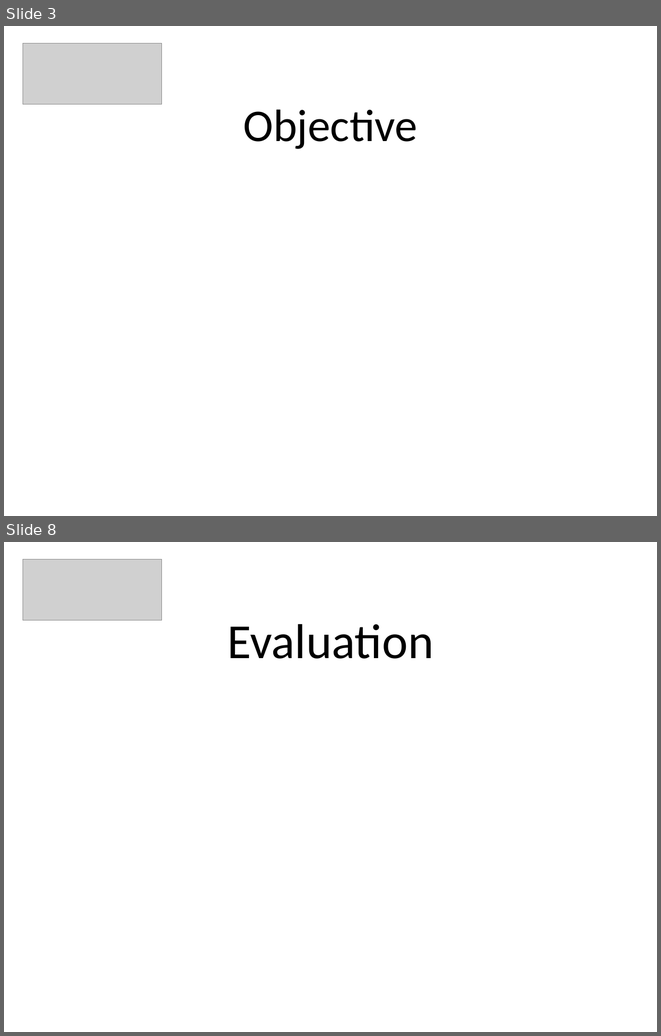
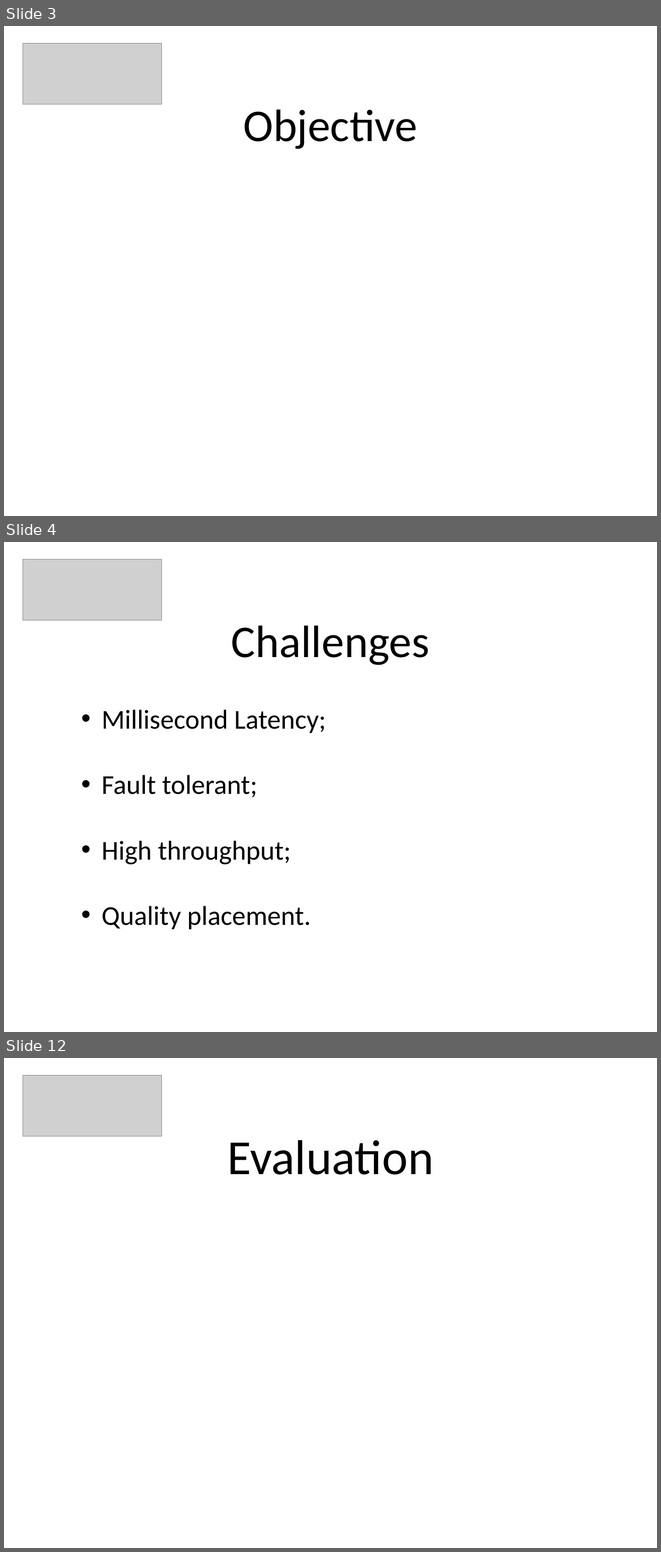
Before and after one commit to PeBraz/MapNoReduce, a slide deck: paper-presentation/padi-presentation.pptx. Shown one above the other, each under a label of ours: slides 3 and 8 before the commit, slides 3, 4 and 12 after it; the slides between them are not shown. The pictures are 661x1036 and 661x1552 pixels, drawn with LibreOffice and Linux fonts; fonts in the diff are those of the drawing; grey boxes stand for pictures. Boxes give left, top, right and bottom in pixels: in the first picture for what was removed or moved away, otherwise in the second. Text is boxed around its words. In the diff, an @@ line names an element or a change of style, - is before the commit and + after.

```diff
--- a/paper-presentation/padi-presentation.pptx
+++ b/paper-presentation/padi-presentation.pptx
@@ slide 4 added at <box>4,542,657,1032</box>, background #FFFFFF @@
@@ picture added at <box>23,559,162,620</box> @@
@@ title added at <box>231,625,430,665</box>, 50 pt, text #000000 @@
+Challenges
@@ text added at <box>102,709,326,929</box>, 30 pt, text #000000 @@
+• Millisecond Latency;
+• Fault tolerant;
+• High throughput;
+• Quality placement.
@@ what was slide 8 is now slide 12 @@
```
Also in this commit, not shown: 1 slide changed, 6 other slides added, 3 slides removed.
